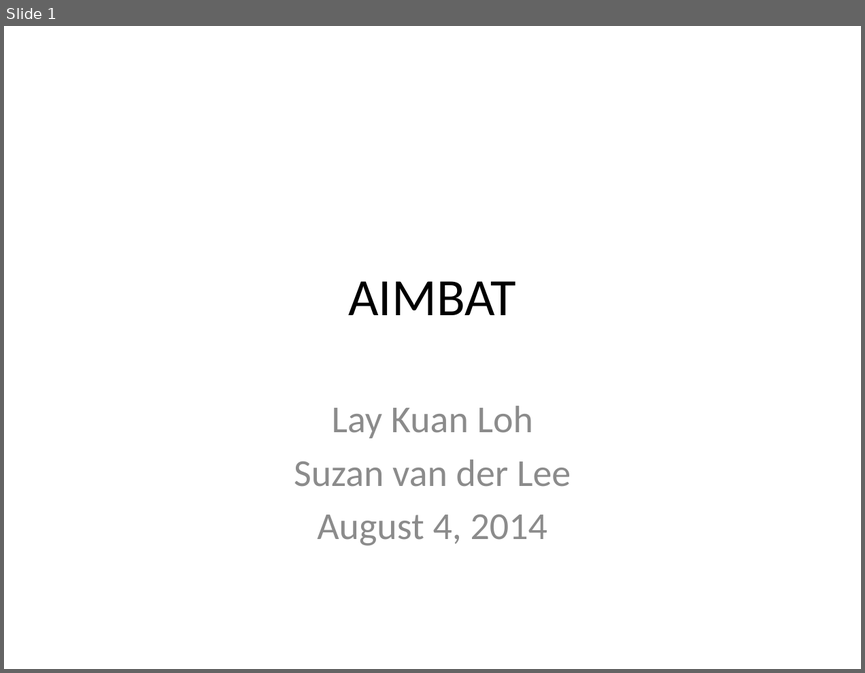
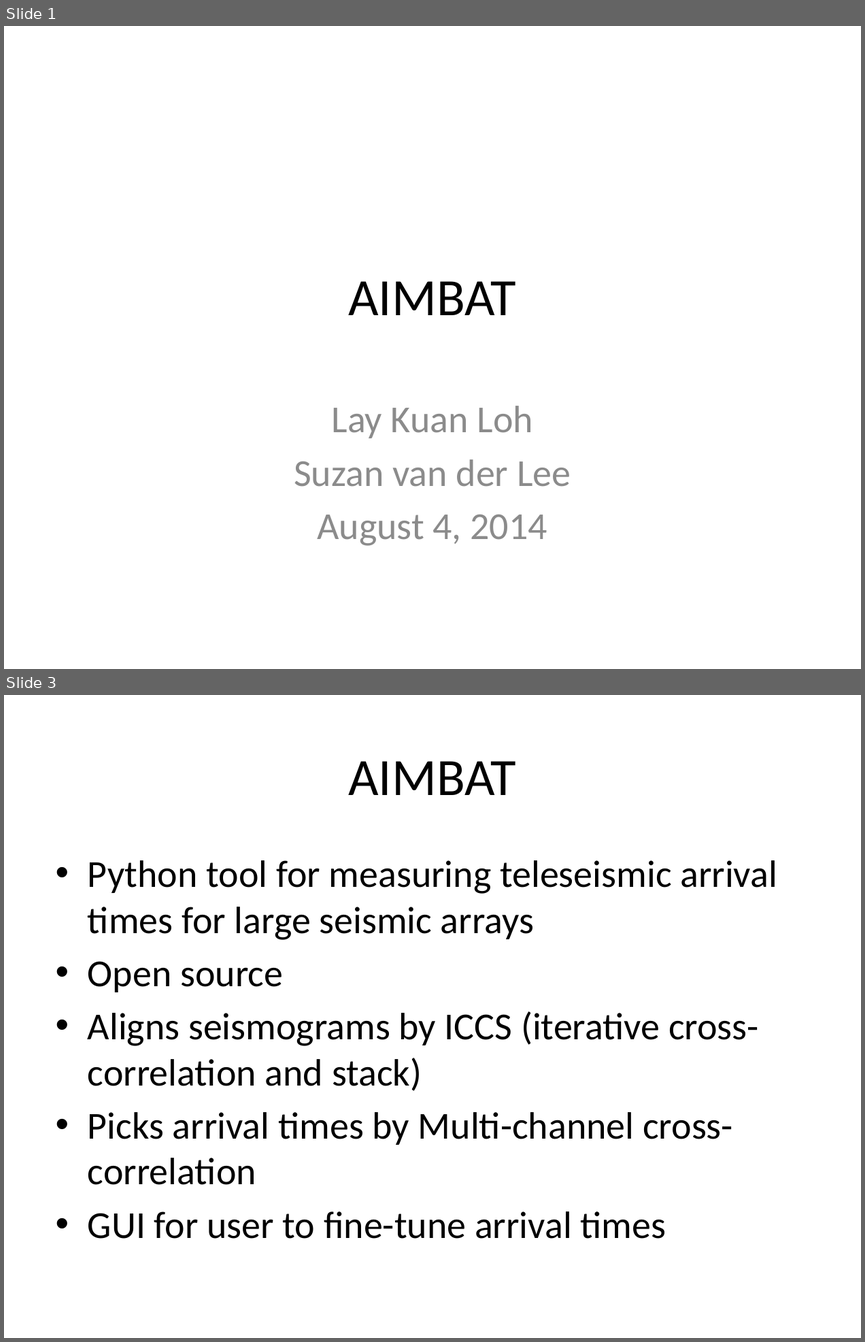
Before and after one commit to lkloh/USArray, a slide deck: AIMBAT/AIMBAT.pptx. Shown one above the other, each under a label of ours: slide 1 before the commit, slides 1 and 3 after it; the slides between them are not shown. The pictures are 865x673 and 865x1342 pixels, drawn with LibreOffice and Linux fonts; fonts in the diff are those of the drawing. Boxes give left, top, right and bottom in pixels: in the first picture for what was removed or moved away, otherwise in the second. Text is boxed around its words. In the diff, an @@ line names an element or a change of style, - is before the commit and + after.

```diff
--- a/AIMBAT/AIMBAT.pptx
+++ b/AIMBAT/AIMBAT.pptx
@@ slide 3 added at [4,695,861,1338], background #FFFFFF @@
@@ title added at [348,761,516,795], 44 pt, text #000000 @@
+AIMBAT
@@ text added at [88,860,777,1238], 32 pt, text #000000 @@
+• Python tool for measuring teleseismic arrival times for large seismic arrays
+• Open source
+• Aligns seismograms by ICCS (iterative cross-correlation and stack)
+• Picks arrival times by Multi-channel cross-correlation
+• GUI for user to fine-tune arrival times
```
Also in this commit, not shown: 7 other slides added, 4 other files.
